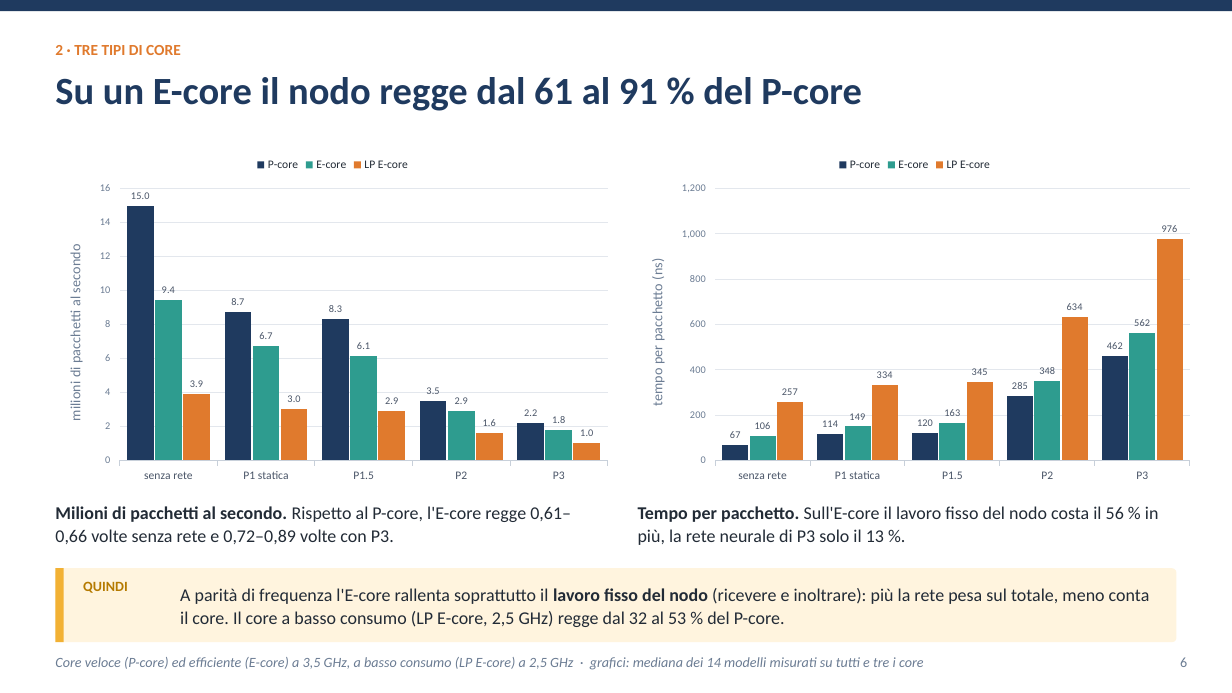
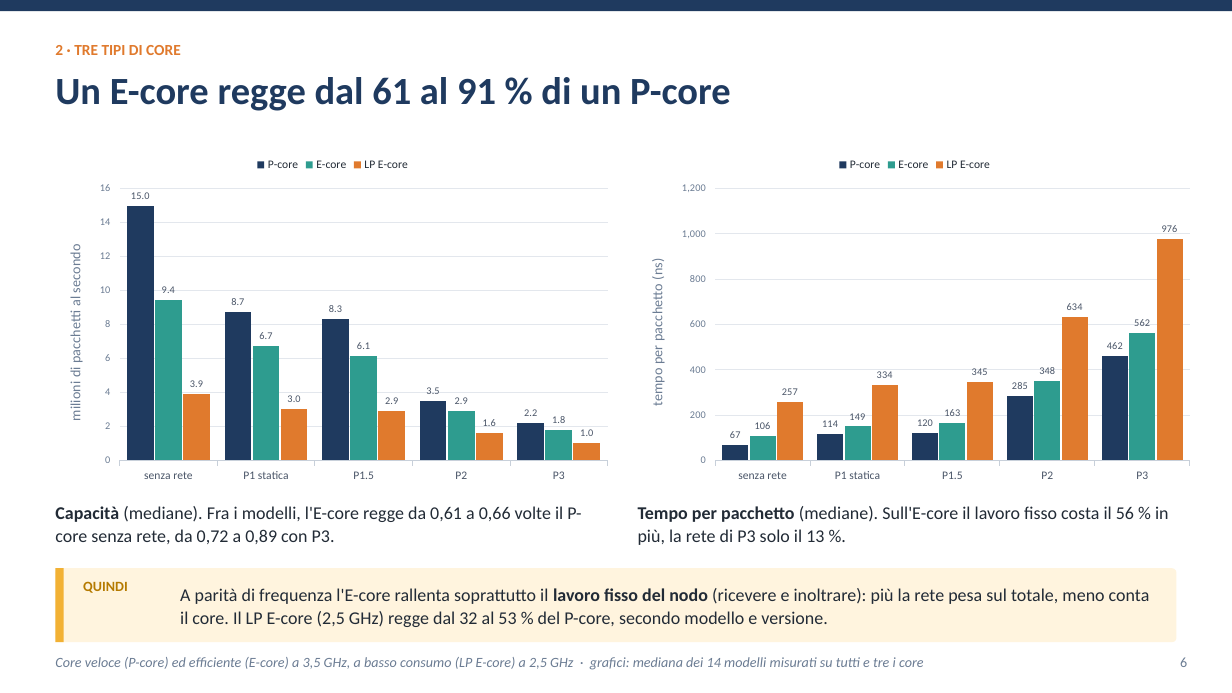
Before and after one commit to ettore-cantile/ipa_lab, a slide deck: slide 6 of docs/Inferenza di una rete neurale nel kernel Linux con eBPF XDP.pptx. Drawn at 1232x693 pixels with LibreOffice and Linux fonts; fonts in the diff are those of the drawing. Boxes give left, top, right and bottom in pixels: in the first picture for what was removed or moved away, otherwise in the second. Text is boxed around its words. In the diff, an @@ line names an element or a change of style, - is before the commit and + after.

```diff
--- a/docs/Inferenza di una rete neurale nel kernel Linux con eBPF XDP.pptx
+++ b/docs/Inferenza di una rete neurale nel kernel Linux con eBPF XDP.pptx
@@ text at (55,77,731,111): text changed @@
-Su un E-core il nodo regge dal 61 al 91 % del P-core
+Un E-core regge dal 61 al 91 % di un P-core
@@ text at (55,506,581,544): text changed @@
-Milioni di pacchetti al secondo. Rispetto al P-core, l'E-core regge 0,61–0,66 volte senza rete e 0,72–0,89 volte con P3.
+Capacità (mediane). Fra i modelli, l'E-core regge da 0,61 a 0,66 volte il P-core senza rete, da 0,72 a 0,89 con P3.
@@ text at (638,506,1169,545): text changed @@
-Tempo per pacchetto. Sull'E-core il lavoro fisso del nodo costa il 56 % in più, la rete neurale di P3 solo il 13 %.
+Tempo per pacchetto (mediane). Sull'E-core il lavoro fisso costa il 56 % in più, la rete di P3 solo il 13 %.
@@ text at (180,588,1150,627): text changed @@
-A parità di frequenza l'E-core rallenta soprattutto il lavoro fisso del nodo (ricevere e inoltrare): più la rete pesa sul totale, meno conta il core. Il core a basso consumo (LP E-core, 2,5 GHz) regge dal 32 al 53 % del P-core.
+A parità di frequenza l'E-core rallenta soprattutto il lavoro fisso del nodo (ricevere e inoltrare): più la rete pesa sul totale, meno conta il core. Il LP E-core (2,5 GHz) regge dal 32 al 53 % del P-core, secondo modello e versione.
```
Also in this commit, not shown: 20 other slides changed, 11 other files.
